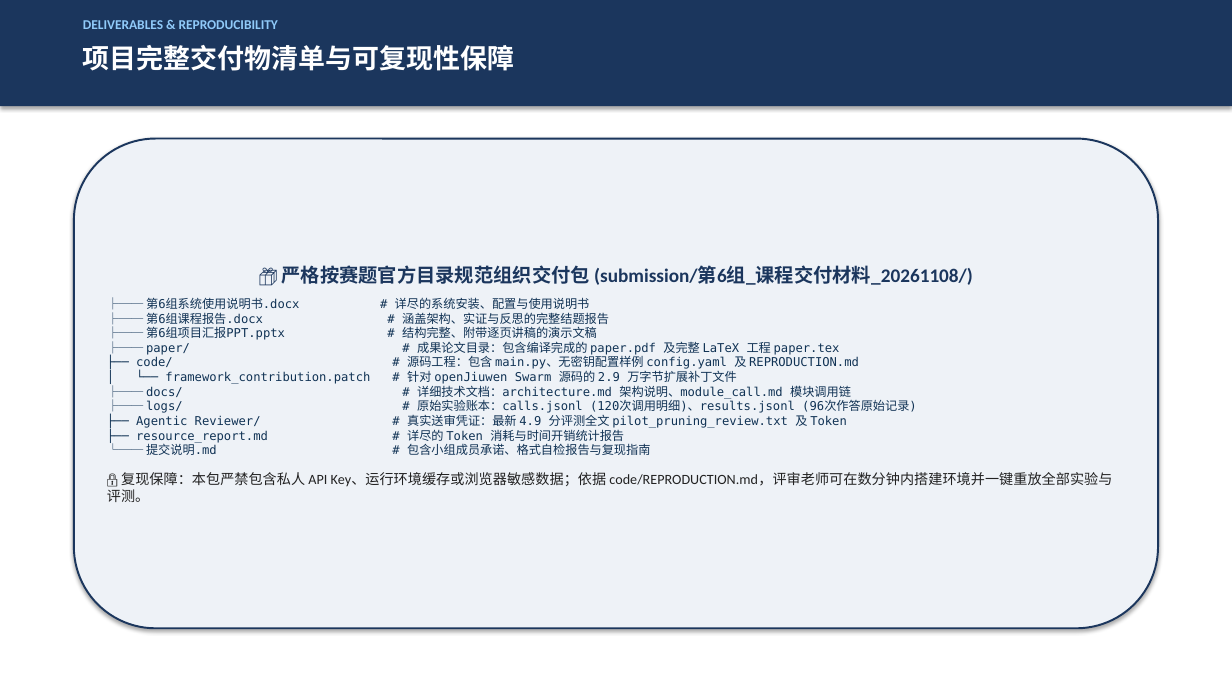
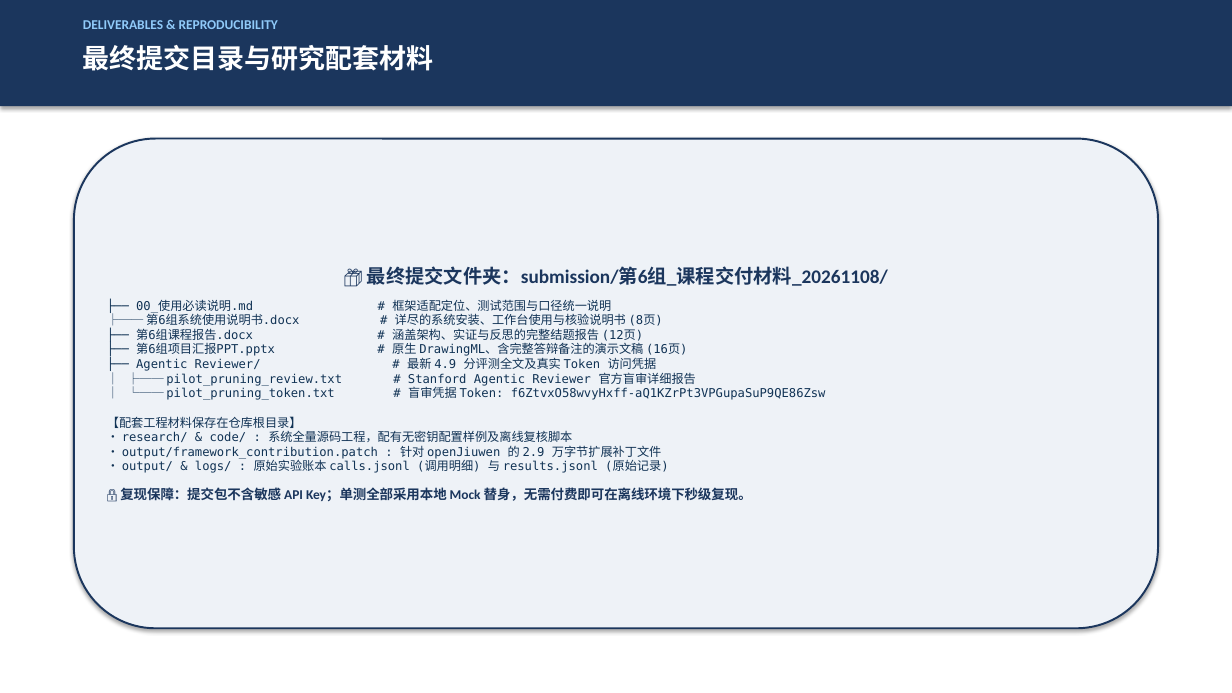
Before and after one commit to MieSheeeep/JiuwenSwarmPaperAgent, a slide deck: slide 14 of docs/第6组项目汇报PPT_终版.pptx. Drawn at 1232x693 pixels with LibreOffice and Linux fonts; fonts in the diff are those of the drawing. Boxes give left, top, right and bottom in pixels: in the first picture for what was removed or moved away, otherwise in the second. Text is boxed around its words. In the diff, an @@ line names an element or a change of style, - is before the commit and + after.

Commit message:
feat: unify framework adaptation and testing claims across PPT, manuscripts, and submission materials

```diff
--- a/docs/第6组项目汇报PPT_终版.pptx
+++ b/docs/第6组项目汇报PPT_终版.pptx
@@ text at [83, 45, 433, 71]: text changed @@
-项目完整交付物清单与可复现性保障
+最终提交目录与研究配套材料
@@ text in rounded rectangle at [107, 266, 888, 501]: text changed @@
-📦 严格按赛题官方目录规范组织交付包 (submission/第6组_课程交付材料_20261108/)
-├── 第6组系统使用说明书.docx # 详尽的系统安装、配置与使用说明书
-├── 第6组课程报告.docx # 涵盖架构、实证与反思的完整结题报告
-├── 第6组项目汇报PPT.pptx # 结构完整、附带逐页讲稿的演示文稿
-├── paper/ # 成果论文目录：包含编译完成的 paper.pdf 及完整 LaTeX 工程 paper.tex
-├── code/ # 源码工程：包含 main.py、无密钥配置样例 config.yaml 及 REPRODUCTION.md
-│ └── framework_contribution.patch # 针对 openJiuwen Swarm 源码的 2.9 万字节扩展补丁文件
-├── docs/ # 详细技术文档：architecture.md 架构说明、module_call.md 模块调用链
-├── logs/ # 原始实验账本：calls.jsonl (120次调用明细)、results.jsonl (96次作答原始记录)
-├── Agentic Reviewer/ # 真实送审凭证：最新 4.9 分评测全文 pilot_pruning_review.txt 及 Token
-├── resource_report.md # 详尽的 Token 消耗与时间开销统计报告
-└── 提交说明.md # 包含小组成员承诺、格式自检报告与复现指南
-🔒 复现保障：本包严禁包含私人 API Key、运行环境缓存或浏览器敏感数据；依据 code/REPRODUCTION.md，评审老师可在数分钟内搭建环境并一键重放全部实验与评测。
+📦 最终提交文件夹：submission/第6组_课程交付材料_20261108/
+├── 00_使用必读说明.md # 框架适配定位、测试范围与口径统一说明
+├── 第6组系统使用说明书.docx # 详尽的系统安装、工作台使用与核验说明书 (8页)
+├── 第6组课程报告.docx # 涵盖架构、实证与反思的完整结题报告 (12页)
+├── 第6组项目汇报PPT.pptx # 原生 DrawingML、含完整答辩备注的演示文稿 (16页)
+├── Agentic Reviewer/ # 最新 4.9 分评测全文及真实 Token 访问凭据
+│ ├── pilot_pruning_review.txt # Stanford Agentic Reviewer 官方盲审详细报告
+│ └── pilot_pruning_token.txt # 盲审凭据 Token: f6ZtvxO58wvyHxff-aQ1KZrPt3VPGupaSuP9QE86Zsw
+【配套工程材料保存在仓库根目录】
+• research/ & code/ : 系统全量源码工程，配有无密钥配置样例及离线复核脚本
+• output/framework_contribution.patch : 针对 openJiuwen 的 2.9 万字节扩展补丁文件
+• output/ & logs/ : 原始实验账本 calls.jsonl (调用明细) 与 results.jsonl (原始记录)
+🔒 复现保障：提交包不含敏感 API Key；单测全部采用本地 Mock 替身，无需付费即可在离线环境下秒级复现。
```
Also in this commit, not shown: 13 other slides changed, 2 slides added, 2 slides removed, 13 other files.
